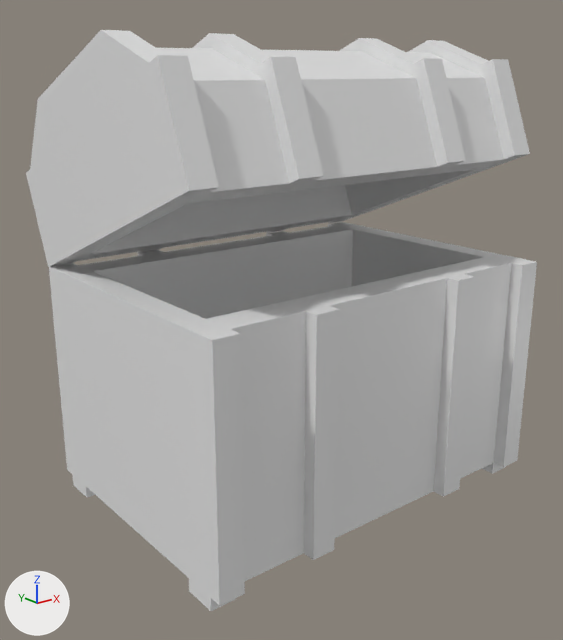
What one commit did to the Blender file Blender Assets/Blender Props/Chest.blend.
The view is the same before and after, from a camera (50 mm lens) standing at (-4.71, -4.46, 3.07) and looking at (-1.09, 0.06, 1.26). The lights are fixed; the arrows at lower left show +X, +Y and +Z.

Objects in the first picture: 'Chest'.
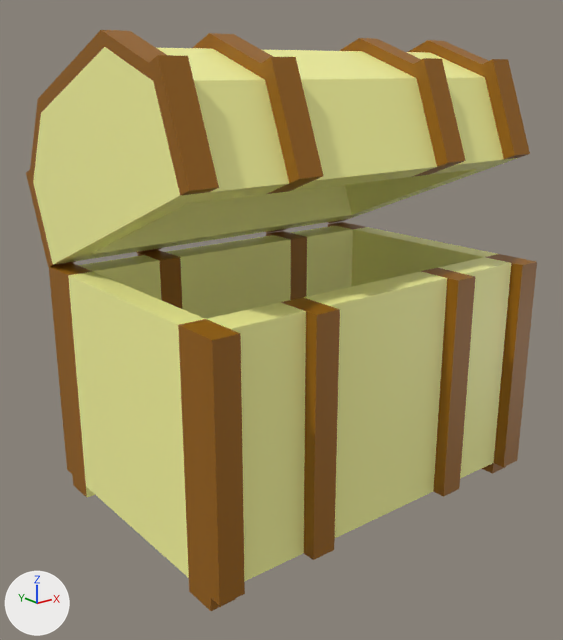
Changed parts and their boxes (x1, y1, x2, y2) in the pictures (563 x 640 px):
part 1 of me_cube_002, recoloured
    both: (33, 47, 517, 581)
part 2 of me_cube_002, recoloured (white to brown)
    both: (26, 30, 537, 611)

What changed in the scene script:
```text
Add mat_darkwood:
    mat_darkwood = principled_material('DarkWood')
    mat_darkwood.base_color = (0.319, 0.12, 0.0)  # brown #996100
Add mat_lightwood:
    mat_lightwood = principled_material('LightWood')
    mat_lightwood.base_color = (1.0, 0.996, 0.354)  # yellow #ffffa1
    mat_lightwood.roughness = 0.4
Change me_cube_002:
    where me_cube_002.from_pydata(...)  # 348 vertices, 344 faces; spans x -1.01..1.01, y -2.2..0.63, z -2.88..1.29
    used by ob_chest; location = (-1.0, 1.1, 1.7); rotation_euler = (24.76, -0.00517, -0.00501), in degrees (339, -0.3, -0.3); scale = (1.5, 1.0, 0.85)
    me_cube_002 part 1: 159 of the faces centred in x -1.0..1.0, y -2.1..0.41, z -2.71..1.18 switch from mat_material (white #e7e7e7) to mat_lightwood (yellow #ffffa1)
    me_cube_002 part 2: 185 of the faces centred in x -1.01..1.0, y -2.2..0.58, z -2.82..1.29 switch from mat_material (white #e7e7e7) to mat_darkwood (brown #996100)
```
